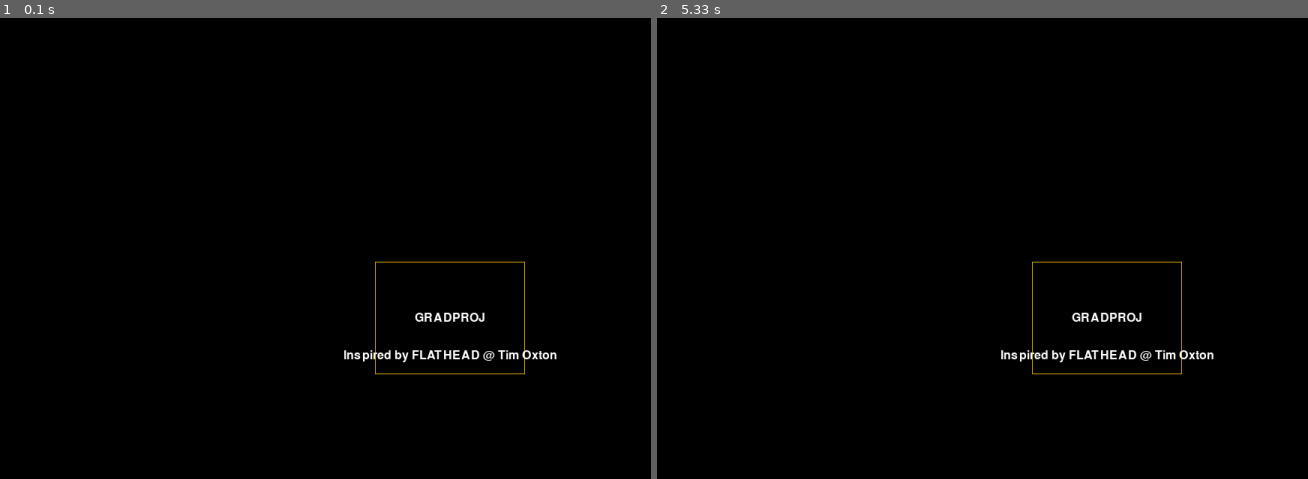
Above: before the commit, frames 1-2 (left to right).
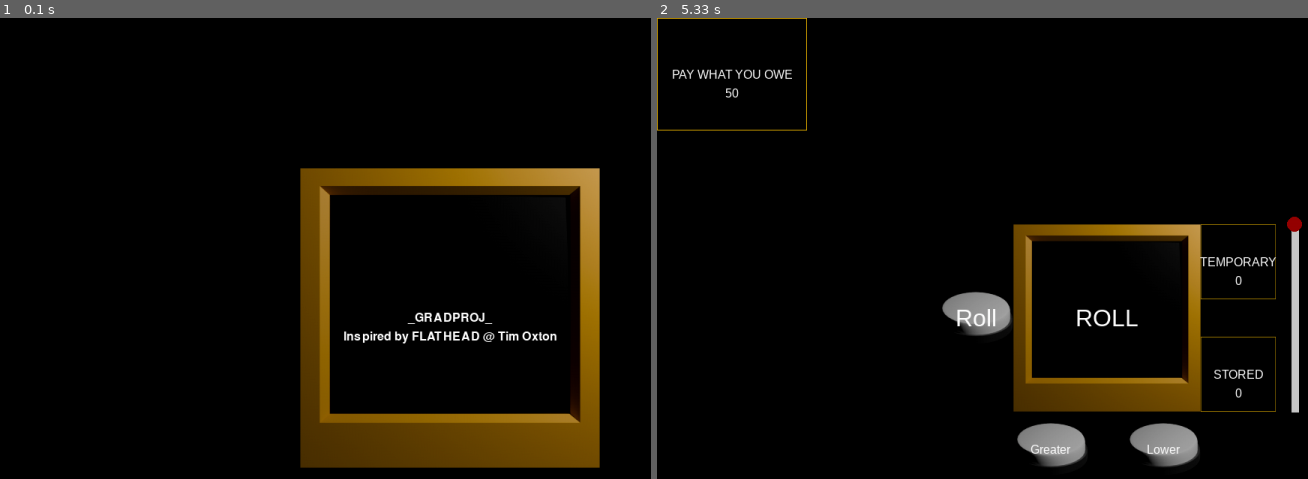
Above: after the commit, the same moments.

Repository: majkelsch/GradProj
Game: pygame game, started from game.py
Two runs of this game, one before a commit and one after it. Both use one fixed random seed, a clock stepped at 60 frames per second and the inputs below.
Inputs (mouse positions are in pixels of both pictures, inside the frame that each line leads up to):
- Up to frame 1 (0.1 s): no input
- Up to frame 2 (5.33 s): press the mouse at (936, 110) at 5.1 s; move the mouse to (943, 220) at 5.2 s; move the mouse to (956, 331) at 5.3 s

The runs differ from the first frame. In frame 1, 13% of the frame differs, in the area x 46-93%, y 32-98%; in frame 2, 9.4%.

Commit message:
Update 1.0.0

Diff:
--- a/game.py
+++ b/game.py
@@ -18,12 +18,18 @@
         self.sprite_objects = pygame.sprite.Group()
         self.objects = []
 
-        self.clue_number = 0
-        self.actual_number = 0
+        self.clue_number = None
+        self.actual_number = None
+
+
+        self.WAIT_EVENT = pygame.USEREVENT + 100
 
 
 
     def generate_numbers(self):
+        for obj in self.objects:
+            if isinstance(obj, objects.Button) and obj.action == self.generate_numbers:
+                obj.disabled = True
         self.actual_number = random.randint(1,20)
         self.clue_number = random.randint(1,20)
         while self.actual_number == self.clue_number:
@@ -34,64 +40,111 @@
                 obj.set_text(self.clue_number)
 
 
+    def reset_round(self):
+        self.clue_number = None
+        self.actual_number = None
+        for obj in self.objects:
+            if isinstance(obj, objects.ClueDisplay):
+                obj.set_text("ROLL")
+                obj.text_color = (255,255,255)
+            if isinstance(obj, objects.Button) and obj.action == self.generate_numbers:
+                obj.disabled = False
+
+
+
+
+    def guess_fail(self):
+        for obj in self.objects:
+            if isinstance(obj, objects.ClueDisplay):
+                obj.text_color = (255,0,0)
+            if isinstance(obj, objects.Button) and obj.action == self.generate_numbers:
+                obj.disabled = True
+
+        self.temp_disp.set_value(0)
+
+        pygame.time.set_timer(self.WAIT_EVENT, 1500)
+        self.waiting_for_reset = True
+
+
+    def guess_success(self):
+        for obj in self.objects:
+            if isinstance(obj, objects.ClueDisplay):
+                obj.text_color = (0,255,0)
+            if isinstance(obj, objects.Button) and obj.action == self.generate_numbers:
+                obj.disabled = True
+        self.temp_disp.set_value(int(self.temp_disp.value)+1)
+
+        pygame.time.set_timer(self.WAIT_EVENT, 1500)
+        self.waiting_for_reset = True
+
     def check_guess(self, guess_type):
-        if guess_type == "gt":
-            print("Guessing GT")
-            if self.actual_number > self.clue_number:
-                self.temp_disp.set_value(int(self.temp_disp.value)+1)
-            else:
-                print("NAH")
-        elif guess_type == "lt":
-            print("Guessing LT")
-            if self.actual_number < self.clue_number:
-                self.temp_disp.set_value(int(self.temp_disp.value)+1)
-            else:
-                print("NAH")
+        if self.clue_number is not None and self.actual_number is not None:
+            if guess_type == "gt":
+                if self.actual_number > self.clue_number:
+                    self.guess_success()
+                else:
+                    self.guess_fail()
+            elif guess_type == "lt":
+                if self.actual_number < self.clue_number:
+                    self.guess_success()
+                else:
+                    self.guess_fail()
 
 
     def begin(self):
         """Initial setup before the game loop starts."""
 
-        clue = objects.ClueDisplay(pos=(settings.SCREEN_WIDTH//2, settings.SCREEN_HEIGHT//2), size=(200, 150), text="ROLL", font=pygame.font.SysFont('Arial', 32))
+        clue = objects.ClueDisplay(pos=(settings.SCREEN_WIDTH//2, settings.SCREEN_HEIGHT//2), size=(250, 250), text="ROLL", font=pygame.font.SysFont('Arial', 32))
         self.objects.append(clue)
 
 
-        stored = objects.LabelDisplay(pos=(settings.SCREEN_WIDTH//2-100, 75), size=(200, 150), label="STORED", value="0", font=pygame.font.SysFont('Arial', 32))
+        stored = objects.LabelDisplay(pos=(settings.SCREEN_WIDTH//2+175, settings.SCREEN_HEIGHT//2+75), size=(100, 100), label="STORED", value="0", font=pygame.font.SysFont('Arial', 16), bg_image_path="assets/clue_display.png")
         self.stored_disp = stored
         self.objects.append(stored)
 
-        temporary = objects.LabelDisplay(pos=(settings.SCREEN_WIDTH//2+100, 75), size=(200, 150), label="TEMPORARY", value="0", font=pygame.font.SysFont('Arial', 32))
+        temporary = objects.LabelDisplay(pos=(settings.SCREEN_WIDTH//2+175, settings.SCREEN_HEIGHT//2-75), size=(100, 100), label="TEMPORARY", value="0", font=pygame.font.SysFont('Arial', 16), bg_image_path="assets/clue_display.png")
         self.temp_disp = temporary
         self.objects.append(temporary)
 
-        pay = objects.LabelDisplay(pos=(100, 75), size=(200, 150), label="PAY WHAT YOU OWE", value="50", font=pygame.font.SysFont('Arial', 32))
+        pay = objects.LabelDisplay(pos=(100, 75), size=(200, 150), label="PAY WHAT YOU OWE", value="50", font=pygame.font.SysFont('Arial', 16), bg_image_path="assets/clue_display.png")
         self.pay_display = pay
         self.objects.append(pay)
 
-        button = objects.Button(pos=(50,settings.SCREEN_HEIGHT//2), size=(100,100), text="Roll", font=pygame.font.SysFont('Arial', 32), bg_color=(50,50,50), action=self.generate_numbers)
+        button = objects.Button(pos=(settings.SCREEN_WIDTH//2-175,settings.SCREEN_HEIGHT//2), size=(100,70), text="Roll", font=pygame.font.SysFont('Arial', 32), bg_color=(50,50,50), action=self.generate_numbers, bg_image_path="assets/btn_blank.png")
         self.objects.append(button)
 
-        button_gt = objects.Button(pos=(settings.SCREEN_WIDTH-50, settings.SCREEN_HEIGHT//2-50), size=(100,100), text="Greater", font=pygame.font.SysFont('Arial', 16), bg_color=(50,50,50), action=lambda: self.check_guess("gt"))
+        button_gt = objects.Button(pos=(settings.SCREEN_WIDTH//2-75, settings.SCREEN_HEIGHT//2+175), size=(100,70), text="Greater", font=pygame.font.SysFont('Arial', 16), bg_color=(50,50,50), action=lambda: self.check_guess("gt"), bg_image_path="assets/btn_blank.png")
         self.objects.append(button_gt)
-        button_lt = objects.Button(pos=(settings.SCREEN_WIDTH-50, settings.SCREEN_HEIGHT//2+50), size=(100,100), text="Lower", font=pygame.font.SysFont('Arial', 16), bg_color=(50,50,50), action=lambda: self.check_guess("lt"))
+        button_lt = objects.Button(pos=(settings.SCREEN_WIDTH//2+75, settings.SCREEN_HEIGHT//2+175), size=(100,70), text="Lower", font=pygame.font.SysFont('Arial', 16), bg_color=(50,50,50), action=lambda: self.check_guess("lt"), bg_image_path="assets/btn_blank.png")
         self.objects.append(button_lt)
 
-        slider = objects.Slider(pos=(settings.SCREEN_WIDTH//2, settings.SCREEN_HEIGHT//2+100), knob_radius=10, line_thickness=10, size=(200, 50))
+        slider = objects.SliderY(pos=(settings.SCREEN_WIDTH//2+250, settings.SCREEN_HEIGHT//2), knob_radius=10, line_thickness=10, size=(50,250))
         self.transfer_slider = slider
         self.objects.append(slider)
         pass
 
 
     def intro(self):
-        print("INTRO")
-        i = 0
-        intro_msg = objects.LabelDisplay(pos=(settings.SCREEN_WIDTH//2, settings.SCREEN_HEIGHT//2), size=(200, 150), label="GRADPROJ", value="Inspired by FLATHEAD @ Tim Oxton")
-        while i != 5000:
+        timer_interval = 5000
+        timer_event = pygame.USEREVENT + 1
+        pygame.time.set_timer(timer_event , timer_interval)
+
+        intro_msg = objects.LabelDisplay(pos=(settings.SCREEN_WIDTH//2, settings.SCREEN_HEIGHT//2), size=(400, 400), label="_GRADPROJ_", value="Inspired by FLATHEAD @ Tim Oxton", bg_image_path="assets/main_screen.png")
+
+        run = True
+        while run:
+            for event in pygame.event.get():
+                if event.type == pygame.QUIT:
+                    run = False
+
+                elif event.type == timer_event:
+                    run = False
+
+            # INTRO
             self.screen.fill((0, 0, 0))
             intro_msg.draw(self.screen)
             pygame.display.flip()
-            i+=1
-        pass
+    pass
 
 
 
@@ -108,6 +161,12 @@
         for event in pygame.event.get():
             if event.type == pygame.QUIT:
                 self.running = False
+
+            elif event.type == self.WAIT_EVENT and getattr(self, 'waiting_for_reset', False):
+                # Timer fired – reset the round
+                pygame.time.set_timer(self.WAIT_EVENT, 0)
+                self.reset_round()
+                self.waiting_for_reset = False
 
             for obj in self.objects:
                 obj.handle_event(event)
--- a/main.py
+++ /dev/null
@@ -1 +0,0 @@
-import random
--- a/objects.py
+++ b/objects.py
@@ -1,6 +1,7 @@
 import pygame
 import settings
 import random
+import math
 
 pygame.font.init()
 
@@ -37,7 +38,7 @@
         self.text_rect = self.text_surf.get_rect(center=self.rect.center)
 
         # ---- Background setup ---------------------------------------------
-        bg_image_path = "assets/clue_display.png"
+        bg_image_path = "assets/main_screen.png"
         if bg_image_path:
             img = pygame.image.load(bg_image_path).convert_alpha()
             self.bg_surf = pygame.transform.smoothscale(img, self.size)
@@ -65,7 +66,7 @@
 
 
 class LabelDisplay():
-    def __init__(self, pos, size, *, label="", value="", font=None, text_color=(255, 255, 255)):
+    def __init__(self, pos, size, *, label="", value="", font=None, text_color=(255, 255, 255), bg_image_path=None):
         """
         :param pos: (x, y) tuple for the top‑left corner.
         :param size: (width, height) tuple.
@@ -82,6 +83,7 @@
         self.value = value
         self.font = font
         self.text_color = text_color
+        self.bg_image_path = bg_image_path
 
 
 
@@ -98,12 +100,11 @@
         if self.font is None:
             self.font = pygame.font.SysFont(None, 12)
         self.value_surf = self.font.render(self.value, True, self.text_color)
-        self.value_rect = self.value_surf.get_rect(center=(self.rect.centerx, self.rect.centery+50))
+        self.value_rect = self.value_surf.get_rect(center=(self.rect.centerx, self.rect.centery+25))
 
         # ---- Background setup ---------------------------------------------
-        bg_image_path = "assets/clue_display.png"
-        if bg_image_path:
-            img = pygame.image.load(bg_image_path).convert_alpha()
+        if self.bg_image_path:
+            img = pygame.image.load(self.bg_image_path).convert_alpha()
             self.bg_surf = pygame.transform.smoothscale(img, self.size)
         else:  # fallback to a light gray if image is not supplied
             self.bg_surf = pygame.Surface(self.size)
@@ -135,7 +136,7 @@
 
 
 class Button():
-    def __init__(self, pos, size, *, text="", font=None, text_color=(255, 255, 255), bg_color=None, bg_image_path=None, action=lambda: None):
+    def __init__(self, pos, size, *, text="", font=None, text_color=(255, 255, 255), bg_color=None, bg_image_path=None, action=lambda: None, disabled=False):
         """
         :param pos: (x, y) tuple for the top‑left corner.
         :param size: (width, height) tuple.
@@ -172,6 +173,7 @@
 
         # ---- Action -------------------------------------------------------
         self.action = action
+        self.disabled = disabled
 
     def draw(self, surface):
         """Blit the button onto another surface."""
@@ -183,7 +185,7 @@
         Call this from your main loop's event handler.
         If the mouse clicks inside the button, run the action.
         """
-        if event.type == pygame.MOUSEBUTTONDOWN and event.button == 1:
+        if event.type == pygame.MOUSEBUTTONDOWN and event.button == 1 and not self.disabled:
             if self.rect.collidepoint(event.pos):
                 #print(f"Button '{self.text}' clicked")
                 self.action()
@@ -204,14 +206,15 @@
 
 
 class Slider:
-    def __init__(self, pos, knob_radius, line_thickness,  size, min_val=0, max_val=100, start_val=0):
-        """
-        :param pos: (x, y) tuple for the top‑left corner.
+    def __init__(self, pos, knob_radius, line_thickness, size, min_val=0, max_val=100, start_val=0):
+        """
+        :param pos: (x, y) tuple for the top-left corner.
         :param size: (width, height) tuple.
         :param min_val: Minimum value.
         :param max_val: Maximum value.
         :param start_val: Starting value.
         """
+
 
         # Position & size
         self.rect = pygame.Rect(0, 0, *size)
@@ -274,8 +277,8 @@
         #pygame.draw.rect(surface, (200, 200, 200), self.rect, self.line_thickness)
 
         # Draw knob
-        pygame.draw.circle(surface, (150, 0, 0),
-                            (self.knob_pos, self.rect.centery), self.knob_radius)
+        pygame.draw.circle(surface, (150, 0, 0), (self.knob_pos, self.rect.centery), self.knob_radius)
+
 
 
     def update(self):
@@ -290,3 +293,94 @@
 
         if self.value == 100:
             print("DUMP")
+
+
+
+
+
+
+class SliderY:
+    def __init__(self, pos, knob_radius, line_thickness, size, min_val=0, max_val=100, start_val=0):
+        """
+        :param pos: (x, y) tuple for the top-left corner.
+        :param size: (width, height) tuple.
+        :param min_val: Minimum value.
+        :param max_val: Maximum value.
+        :param start_val: Starting value.
+        """
+
+
+        # Position & size
+        self.rect = pygame.Rect(0, 0, *size)
+        self.rect.center = pos
+        self.size = size
+
+        self.knob_radius = knob_radius
+        self.line_thickness = line_thickness
+
+        # Value range
+        self.min_val = min_val
+        self.max_val = max_val
+        self.value = start_val if start_val is not None else (min_val + max_val) // 2
+
+        # Knob attributes
+        self.knob_radius = knob_radius
+        self.knob_pos = self._value_to_position(self.value)
+
+        # Interaction state
+        self.dragging = False
+
+        self.target_value = self.value
+        self.spring_speed = 5
+
+    def _value_to_position(self, val):
+        """Convert a slider value to an y-coordinate."""
+        ratio = (val - self.min_val) / (self.max_val - self.min_val)
+        return int(self.rect.y + ratio * self.rect.height)
+
+    def _position_to_value(self, pos_y):
+        """Convert an y-coordinate back to a slider value."""
+        rel_y = max(0, min(pos_y - self.rect.y, self.rect.height))
+        ratio = rel_y / self.rect.height
+        return int(self.min_val + ratio * (self.max_val - self.min_val))
+
+    def update_knob_position(self):
+        self.knob_pos = self._value_to_position(self.value)
+
+
+    def handle_event(self, event):
+        if event.type == pygame.MOUSEBUTTONDOWN:
+            # Check if the knob was clicked
+            mouse_pos = event.pos
+            if (mouse_pos[0] - self.rect.centerx) ** 2 + (mouse_pos[1] - self.knob_pos) ** 2 <= self.knob_radius ** 2:
+                self.dragging = True
+
+        elif event.type == pygame.MOUSEBUTTONUP:
+            self.dragging = False
+            self.target_value = self.min_val
+
+        elif event.type == pygame.MOUSEMOTION and self.dragging:
+            # Update value based on mouse movement
+            new_val = self._position_to_value(event.pos[1])
+            self.value = max(self.min_val, min(new_val, self.max_val))
+            self.update_knob_position()
+
+    def draw(self, surface):
+        # Draw track
+        pygame.draw.line(surface, (200, 200, 200), (self.rect.centerx, self.rect.y), (self.rect.centerx, self.rect.y + self.rect.height), self.line_thickness)
+        #pygame.draw.rect(surface, (200, 200, 200), self.rect, self.line_thickness)
+
+        # Draw knob
+        pygame.draw.circle(surface, (150, 0, 0), (self.rect.centerx, self.knob_pos), self.knob_radius)
+
+
+
+    def update(self):
+        """Call once per frame to move toward the target."""
+        if not self.dragging:
+            # Move the current value a little closer to the target
+            diff = self.target_value - self.value
+            if abs(diff) > 0.5:                     # stop when close enough
+                step = diff / self.spring_speed     # smaller steps → smoother
+                self.value += step
+                self.update_knob_position()
Not shown, changed: README.md
Binary file added: assets/btn_blank.png
Binary file added: assets/main_screen.png
Empty file added: db-handling.py
Binary file added: documentation/db-mockup.png
Not shown, added: documentation/db-mockup.dbml
